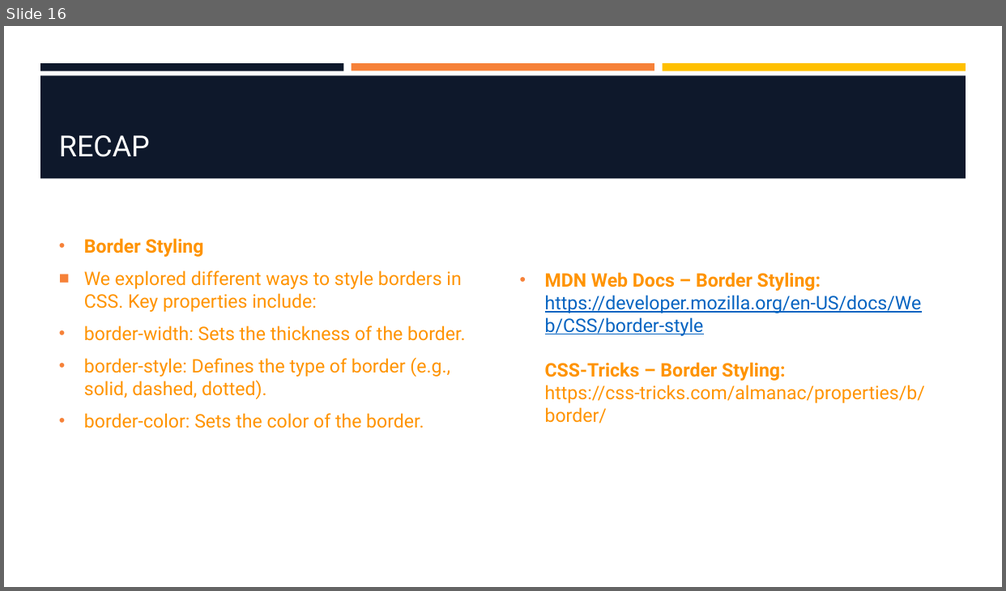
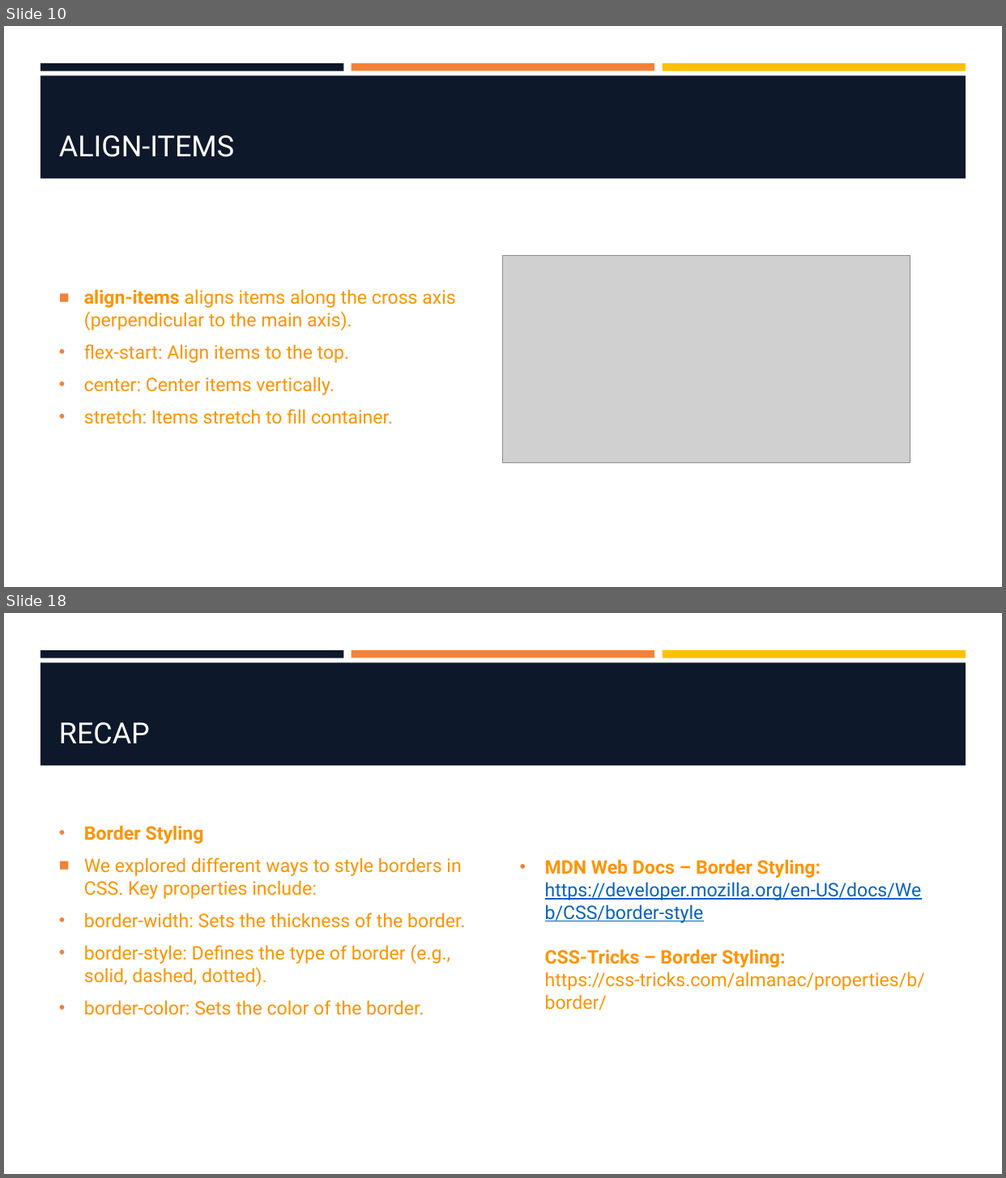
Before and after one commit to hawkeye1900/SBC-Sept24, a slide deck: week-2/W2-S3-FlexBox/W2-S3-FlexBox.pptx. Shown one above the other, each under a label of ours: slide 16 before the commit, slides 10 and 18 after it; the slides between them are not shown. The pictures are 1006x591 and 1006x1178 pixels, drawn with LibreOffice and Linux fonts; fonts in the diff are those of the drawing; grey boxes stand for pictures; background and template pictures are left out. Boxes give left, top, right and bottom in pixels: in the first picture for what was removed or moved away, otherwise in the second. Text is boxed around its words. In the diff, an @@ line names an element or a change of style, - is before the commit and + after.

```diff
--- a/week-2/W2-S3-FlexBox/W2-S3-FlexBox.pptx
+++ b/week-2/W2-S3-FlexBox/W2-S3-FlexBox.pptx
@@ slide 10 added at (4, 26, 1002, 587), background #FFFFFF; not listed: 4 template elements that a slide beside it also shows @@
@@ title added at (59, 135, 234, 157), 28 pt, text #FFFFFF @@
+ALIGN-ITEMS
@@ picture added at (503, 256, 910, 463) @@
@@ text added at (84, 289, 456, 425), 18 pt, text #FF9300 @@
+■ align-items aligns items along the cross axis (perpendicular to the main axis).
+• flex-start: Align items to the top.
+• center: Center items vertically.
+• stretch: Items stretch to fill container.
@@ what was slide 16 is now slide 18 @@
```
Also in this commit, not shown: 4 slides changed, 12 other slides added, 11 slides removed, 2 other files.
